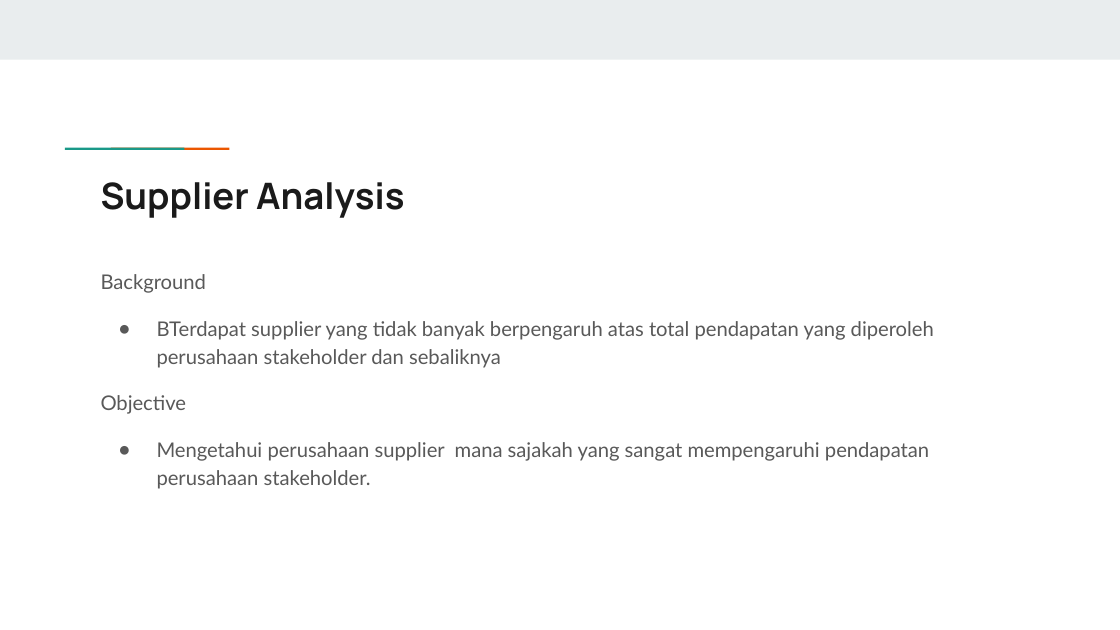
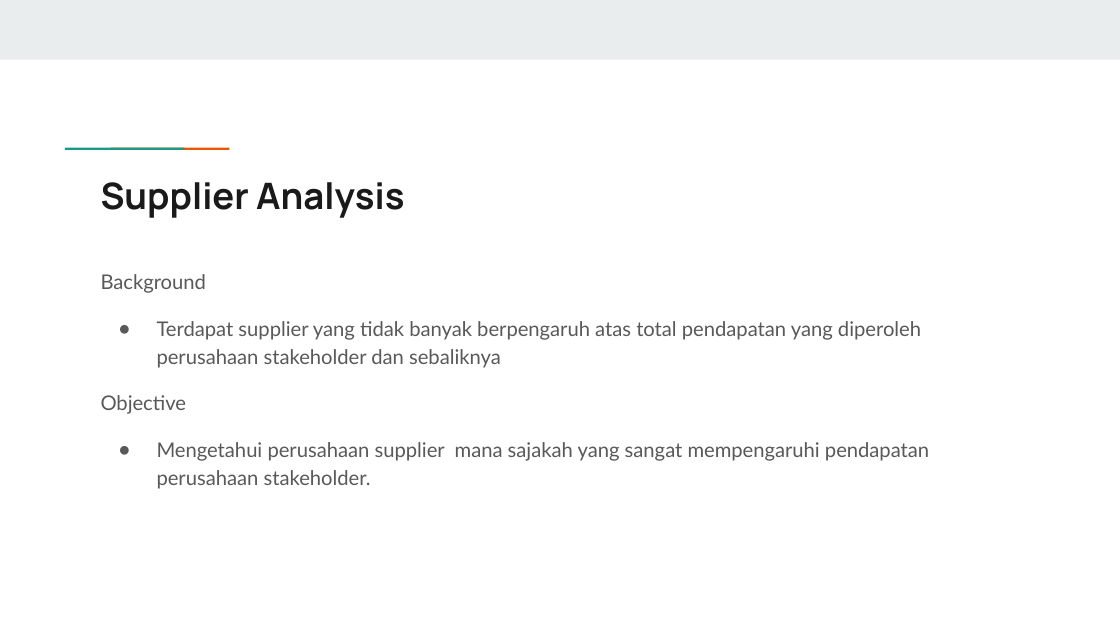
Before and after one commit to chuun17/DSLS2023-MiniProjectDE, a slide deck: slide 19 of MINI PROJECT DE CASE STUDY.pptx (slide 17 before the commit). Drawn at 1120x630 pixels with LibreOffice and Linux fonts; fonts in the diff are those of the drawing. Boxes give left, top, right and bottom in pixels: in the first picture for what was removed or moved away, otherwise in the second. Text is boxed around its words. In the diff, an @@ line names an element or a change of style, - is before the commit and + after.

```diff
--- a/MINI PROJECT DE CASE STUDY.pptx
+++ b/MINI PROJECT DE CASE STUDY.pptx
@@ text at [157, 321, 921, 368]: text changed @@
-● BTerdapat supplier yang tidak banyak berpengaruh atas total pendapatan yang diperoleh perusahaan stakeholder dan sebaliknya
+● Terdapat supplier yang tidak banyak berpengaruh atas total pendapatan yang diperoleh perusahaan stakeholder dan sebaliknya
```
Also in this commit, not shown: 1 other slide changed, 3 slides added.
